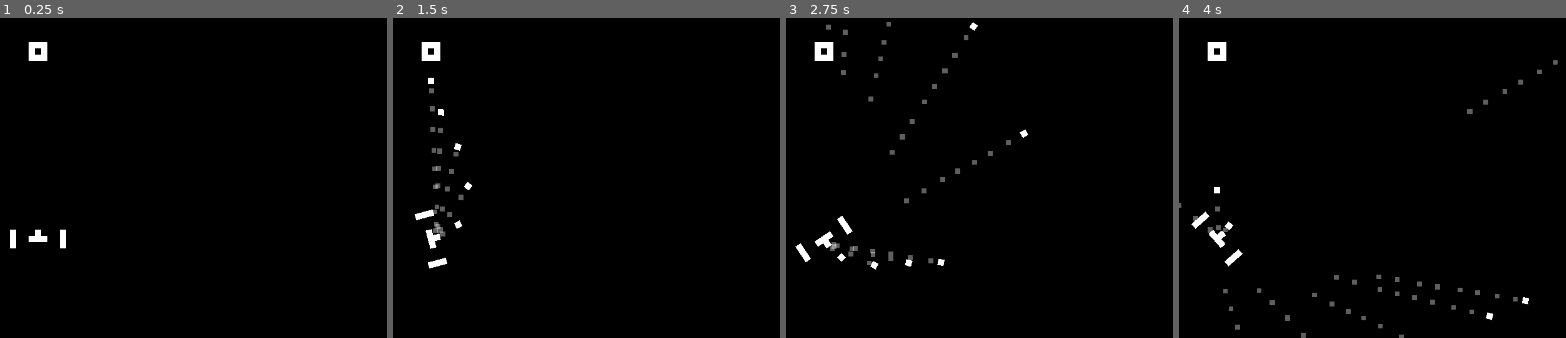
Above: before the commit, frames 1-4 (left to right).
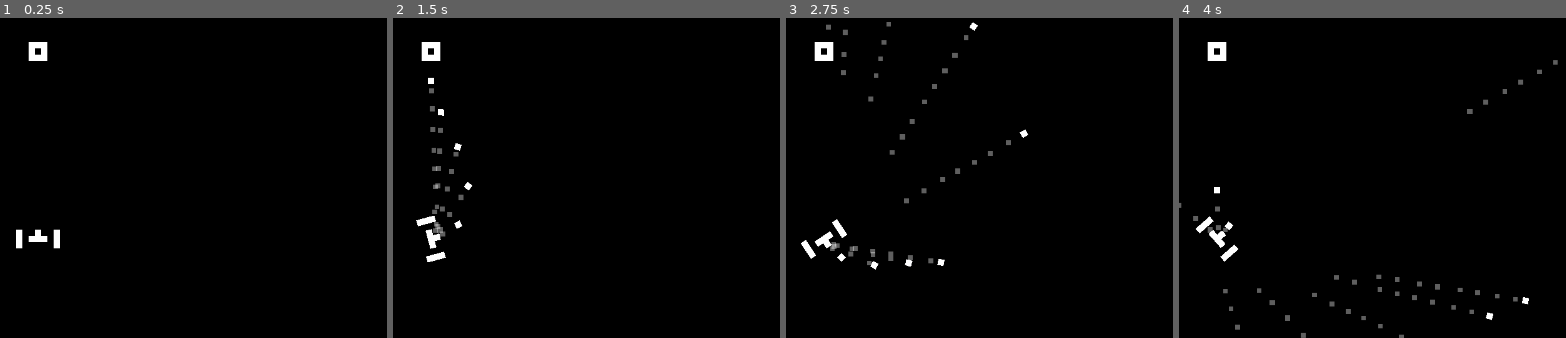
Above: after the commit, the same moments.

Repository: xphere/innerspace-lite-godot-jam-2018
Game: Godot game, scene res://scenes/World.tscn
Two runs of this game, one before a commit and one after it. Both use one fixed random seed, a clock stepped at 60 frames per second and the inputs below.
Inputs:
- Up to frame 1 (0.25 s): no input
- Up to frame 2 (1.5 s): tap Enter at 0.5 s; hold Right (rotate_right) 0.53-1.28 s; hold Up (fire) 0.53-1.28 s; hold Left (rotate_left) from 1.28 s (still down); tap Up (fire) at 1.35 s
- Up to frame 3 (2.75 s): release Left (rotate_left) at 2.03 s; hold Right (rotate_right) from 2.03 s (still down); hold Up (fire) from 2.03 s (still down)
- Up to frame 4 (4 s): release Up (fire) at 2.78 s; tap Up (fire) at 2.85 s; release Right (rotate_right) at 3.53 s; hold Left (rotate_left) from 3.53 s (still down); hold Up (fire) from 3.53 s (still down)
The pictures show only the part of the screen within x 43-93%, y 15-65%; the shares and areas given below are measured in that part.

The runs differ from the first frame. In frame 1, 0.4% of the frame differs, in the area x 2-18%, y 65-73%; in frame 2, 0.4%; in frame 3, 0.4%; in frame 4, 0.4%.

Commit message:
extract shields to its own scene

Diff:
--- a/scenes/Player.tscn
+++ b/scenes/Player.tscn
@@ -1,8 +1,9 @@
-[gd_scene load_steps=5 format=2]
+[gd_scene load_steps=6 format=2]
 
 [ext_resource path="res://scenes/Player.gd" type="Script" id=1]
 [ext_resource path="res://images/sprites.png" type="Texture" id=2]
-[ext_resource path="res://scenes/Turret.gd" type="Script" id=3]
+[ext_resource path="res://scenes/Shield.tscn" type="PackedScene" id=3]
+[ext_resource path="res://scenes/Turret.gd" type="Script" id=4]
 
 [sub_resource type="RectangleShape2D" id=1]
 
@@ -20,28 +21,16 @@
 region_rect = Rect2( 1, 1, 3, 3 )
 _sections_unfolded = [ "Offset", "Region" ]
 
-[node name="Left Shield" type="Node2D" parent="." index="1"]
-
-[node name="Sprite" type="Sprite" parent="Left Shield" index="0"]
+[node name="Left Shield" parent="." index="1" instance=ExtResource( 3 )]
 
 position = Vector2( -3, 0 )
-texture = ExtResource( 2 )
-region_enabled = true
-region_rect = Rect2( 1, 5, 3, 3 )
-_sections_unfolded = [ "Offset", "Region" ]
+_sections_unfolded = [ "Transform" ]
 
-[node name="Right Shield" type="Node2D" parent="." index="2"]
+[node name="Right Shield" parent="." index="2" instance=ExtResource( 3 )]
 
+position = Vector2( 3, 0 )
 rotation = 3.14159
 _sections_unfolded = [ "Transform" ]
-
-[node name="Sprite" type="Sprite" parent="Right Shield" index="0"]
-
-position = Vector2( -3, 0 )
-texture = ExtResource( 2 )
-region_enabled = true
-region_rect = Rect2( 1, 5, 3, 3 )
-_sections_unfolded = [ "Offset", "Region" ]
 
 [node name="Player" type="Area2D" parent="." index="3"]
 
--- /dev/null
+++ b/scenes/Shield.tscn
@@ -0,0 +1,31 @@
+[gd_scene load_steps=3 format=2]
+
+[ext_resource path="res://images/sprites.png" type="Texture" id=1]
+
+[sub_resource type="RectangleShape2D" id=1]
+
+custom_solver_bias = 0.0
+extents = Vector2( 0.5, 1.5 )
+
+[node name="Shield" type="Node2D" index="0"]
+
+[node name="Sprite" type="Sprite" parent="." index="0"]
+
+texture = ExtResource( 1 )
+region_enabled = true
+region_rect = Rect2( 0, 5, 3, 3 )
+_sections_unfolded = [ "Offset", "Region", "Transform" ]
+
+[node name="Shield" type="Area2D" parent="." index="1"]
+
+input_pickable = true
+gravity_vec = Vector2( 0, 1 )
+gravity = 98.0
+linear_damp = 0.1
+angular_damp = 1.0
+audio_bus_override = false
+audio_bus_name = "Master"
+
+[node name="Collision" type="CollisionShape2D" parent="Shield" index="0"]
+
+shape = SubResource( 1 )
Not shown: 1 places in scenes/Player.tscn that only renumber resources
